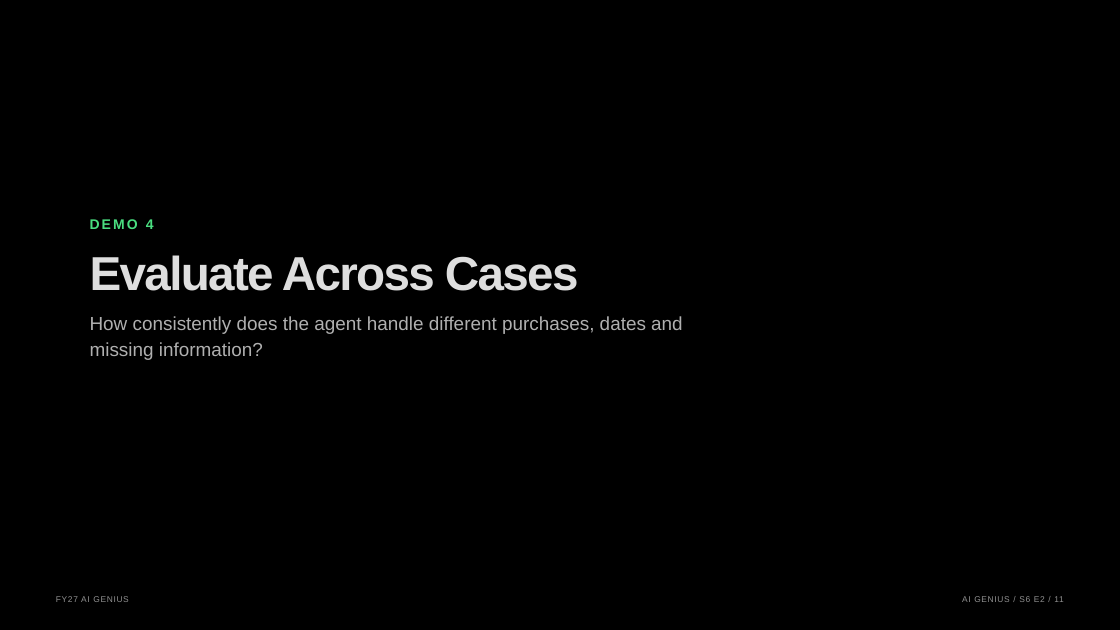
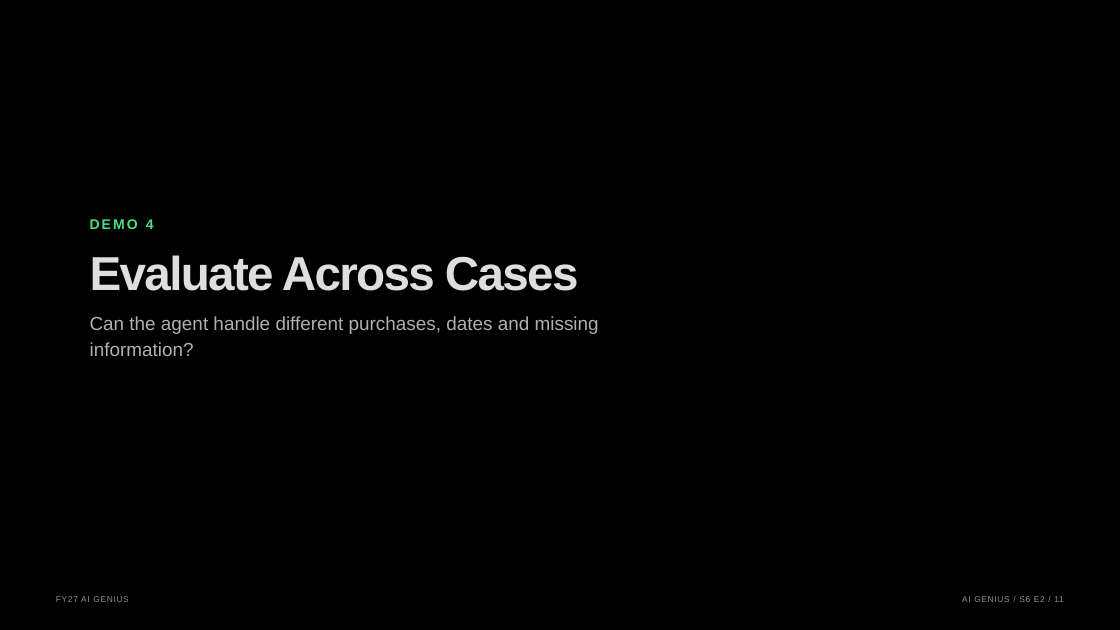
Before and after one commit to graemefoster/FoundryEvalsAndObservability, a slide deck: slide 11 of presentation/presentation.pptx. Drawn at 1120x630 pixels with LibreOffice and Linux fonts; fonts in the diff are those of the drawing; background and template pictures are left out. Boxes give left, top, right and bottom in pixels: in the first picture for what was removed or moved away, otherwise in the second. Text is boxed around its words. In the diff, an @@ line names an element or a change of style, - is before the commit and + after.

```diff
--- a/presentation/presentation.pptx
+++ b/presentation/presentation.pptx
@@ text at (90, 316, 599, 334): text changed @@
-How consistently does the agent handle different purchases, dates and
+Can the agent handle different purchases, dates and missing
@@ text at (90, 342, 194, 356): text changed @@
-missing information?
+information?
```
Also in this commit, not shown: 16 other slides changed, 8 slides added, 2 slides removed, 36 other files.
